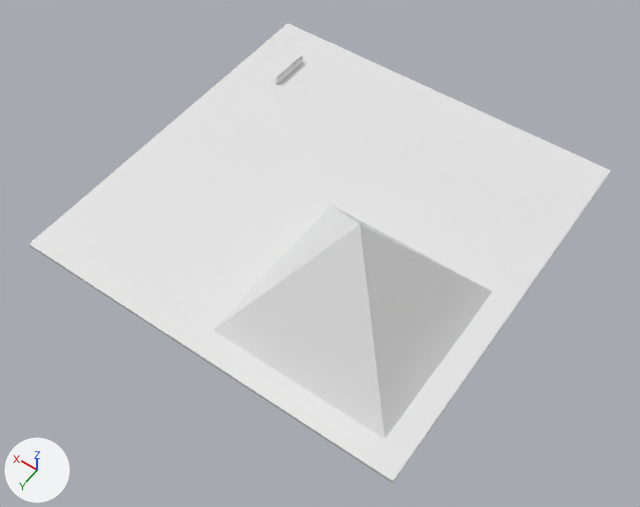
One commit to the Blender file blender/untitled.blend: the scene before it, then after it.
Rendered twice from a 50 mm lens placed at (-398.0, 577.0, 804.0), pointed at (-36.0, 71.0, 8.0). Every picture has the same lights, and +X, +Y and +Z are marked at lower left.

In view in the first picture: 'Cube', 'TRI_C_CONVEX (bottom plane)', 'TRI_C_INV'.
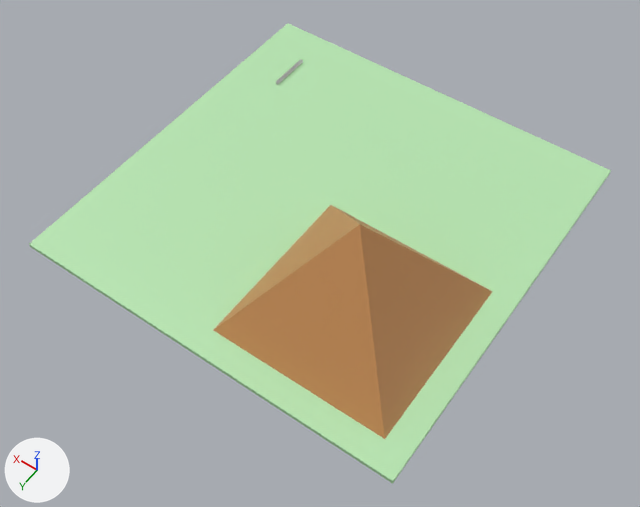
Changed parts and their boxes [x1, y1, x2, y2] in the pictures (640 x 507 px):
'TRI_C_CONVEX (bottom plane)', recoloured (white to green)
    both: [29, 23, 611, 484]
'Cube', recoloured
    both: [214, 205, 493, 439]
'TRI_C_INV', rescaled (not visible afterwards)
    before: [277, 56, 301, 79]

Edits to the bpy script that builds the scene:
```text
Add mat_material_002:
    mat_material_002 = principled_material('Material.002')
    mat_material_002.base_color = (0.554, 0.26, 0.0886)  # orange #c48b54
Add mat_material_001:
    mat_material_001 = principled_material('Material.001')
    mat_material_001.base_color = (0.48, 0.8, 0.448)  # green #b8e7b3
Change me_plane:
    where me_plane.from_pydata(...)  # 8 vertices, 6 faces; spans x -250.0..250.0, y -250.0..250.0, z -6.0..0.0
    add me_plane.materials.append(mat_material_001)  # green #b8e7b3
Change me_cube_001:
    where me_cube_001.from_pydata(...)  # 5 vertices, 5 faces; spans x -110.0..110.0, y -110.0..110.0, z -110.0..37.0
    add me_cube_001.materials.append(mat_material_002)  # orange #c48b54
Change ob_tri_c_inv:
    ob_tri_c_inv.scale: (1.0, 1.0, 1.0) -> (1.0, 1.0, 0.339)
```
